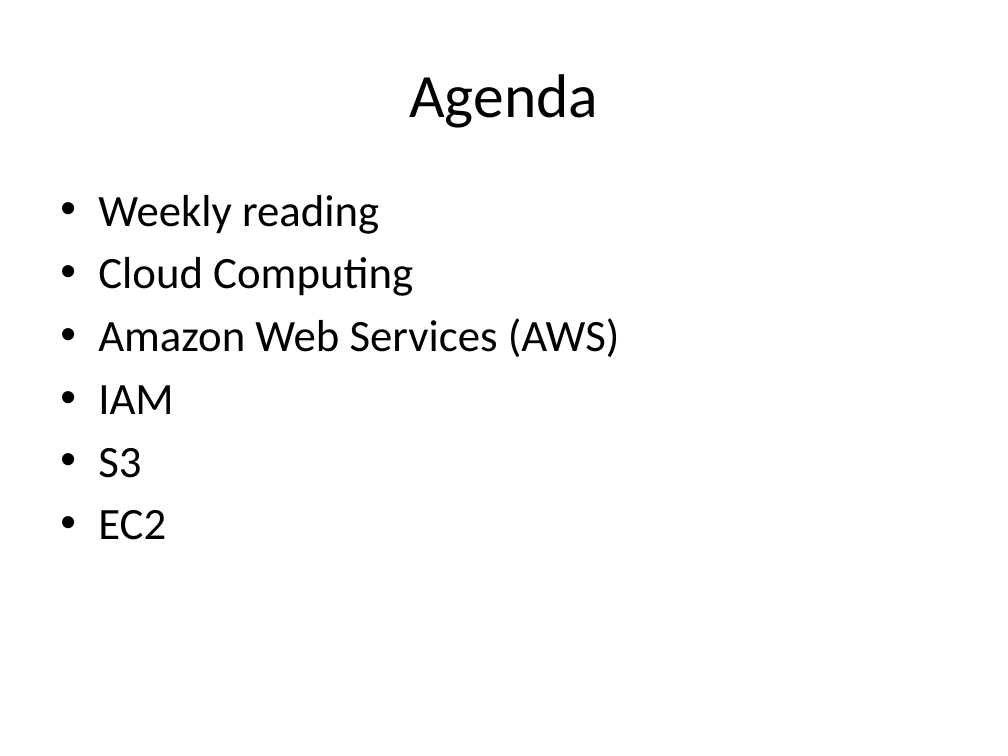
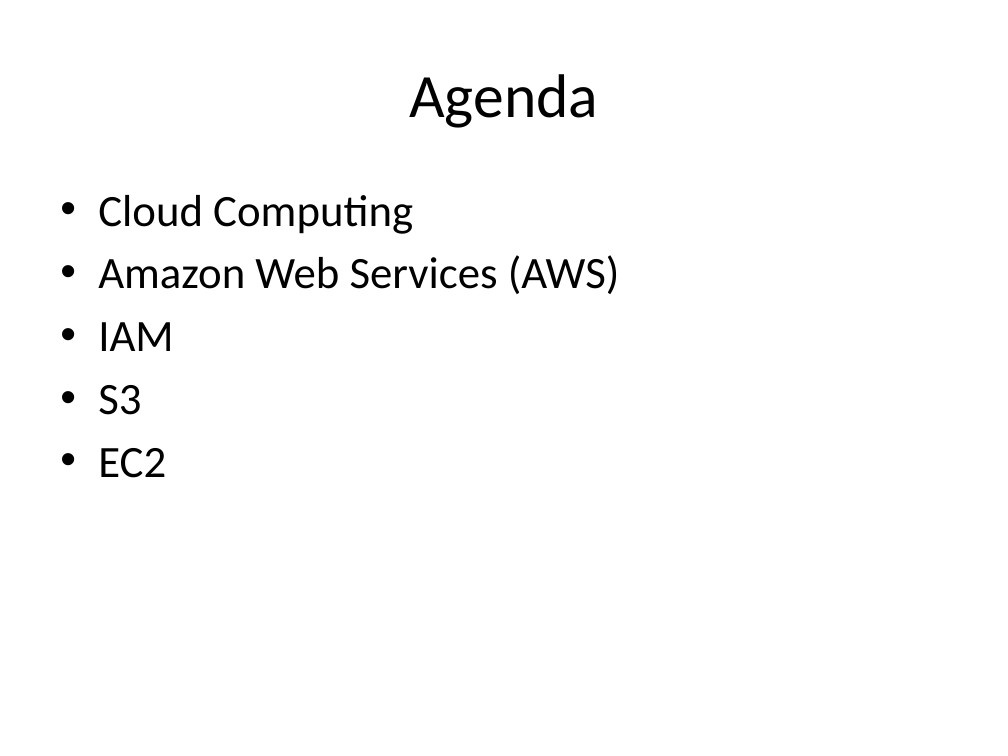
Before and after one commit to jasondbaker/infrastructure-class, a slide deck: slide 2 of infrastructure-week-4.pptx. Drawn at 1008x756 pixels with LibreOffice and Linux fonts; fonts in the diff are those of the drawing. Boxes give left, top, right and bottom in pixels: in the first picture for what was removed or moved away, otherwise in the second. Text is boxed around its words. In the diff, an @@ line names an element or a change of style, - is before the commit and + after.

```diff
--- a/infrastructure-week-4.pptx
+++ b/infrastructure-week-4.pptx
@@ text at bbox=[98, 195, 379, 234]: paragraph removed @@
-• Weekly reading
```
Also in this commit, not shown: 2 other slides changed, 2 slides removed, 9 other files.
